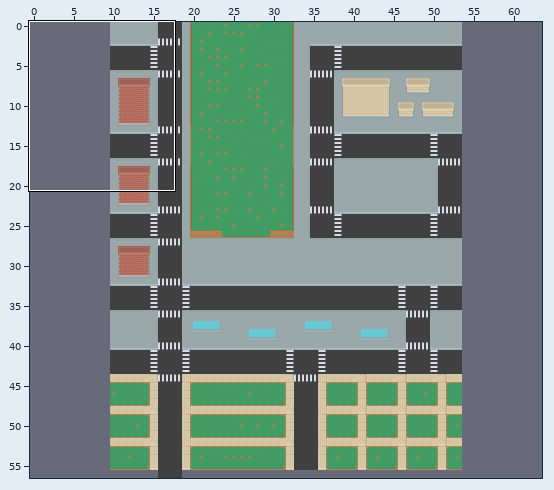
Level history. LDtk project: Assets/two.ldtk. Above: a wide view before the commit, with the close-up outlined.
Close-up. The starting point:
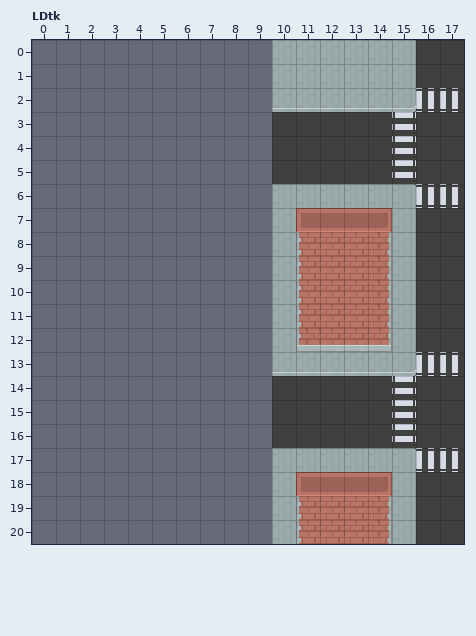
Cells are 16x16 px. Shown: LDtk x 0..17, y 0..20. The commit also changed other parts of the map, which this record leaves out. The old version is drawn lined up with the new one.
And afterwards:
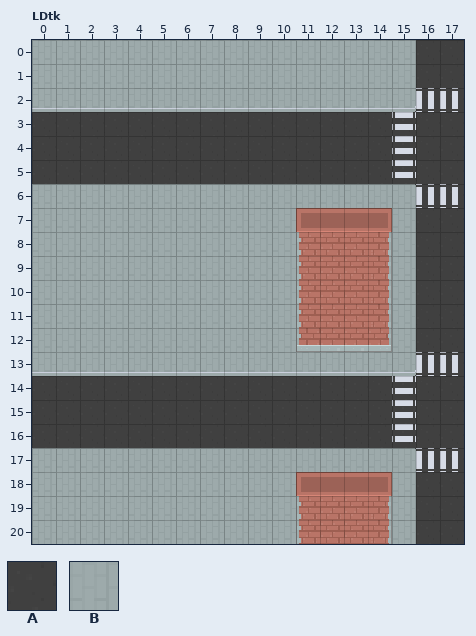
Key: from "Drivable": A 1 "Road"; from "Walkable": B 1 "City_Sidewalk".
_ is an empty cell.
Difference:
{"change": "map size 44x56 -> 64x56 cells (old content now starts at 10,0; both pictures use the new coordinates)"}
{"where": "layer \"Drivable\""}
{"y":3,"x":0,"old":"__________","new":"AAAAAAAAAA"}
{"y":4,"x":0,"old":"__________","new":"AAAAAAAAAA"}
{"y":5,"x":0,"old":"__________","new":"AAAAAAAAAA"}
{"y":14,"x":0,"old":"__________","new":"AAAAAAAAAA"}
{"y":15,"x":0,"old":"__________","new":"AAAAAAAAAA"}
{"y":16,"x":0,"old":"__________","new":"AAAAAAAAAA"}
{"where": "layer \"Walkable\""}
{"y":0,"x":0,"old":"__________","new":"BBBBBBBBBB"}
{"y":1,"x":0,"old":"__________","new":"BBBBBBBBBB"}
{"y":2,"x":0,"old":"__________","new":"BBBBBBBBBB"}
{"y":6,"x":0,"old":"__________","new":"BBBBBBBBBB"}
{"y":7,"x":0,"old":"__________","new":"BBBBBBBBBB"}
{"y":8,"x":0,"old":"__________","new":"BBBBBBBBBB"}
{"y":9,"x":0,"old":"__________","new":"BBBBBBBBBB"}
{"y":10,"x":0,"old":"__________","new":"BBBBBBBBBB"}
{"y":11,"x":0,"old":"__________","new":"BBBBBBBBBB"}
{"y":12,"x":0,"old":"__________","new":"BBBBBBBBBB"}
{"y":13,"x":0,"old":"__________","new":"BBBBBBBBBB"}
{"y":17,"x":0,"old":"__________","new":"BBBBBBBBBB"}
{"y":18,"x":0,"old":"__________","new":"BBBBBBBBBB"}
{"y":19,"x":0,"old":"__________","new":"BBBBBBBBBB"}
{"y":20,"x":0,"old":"__________","new":"BBBBBBBBBB"}
